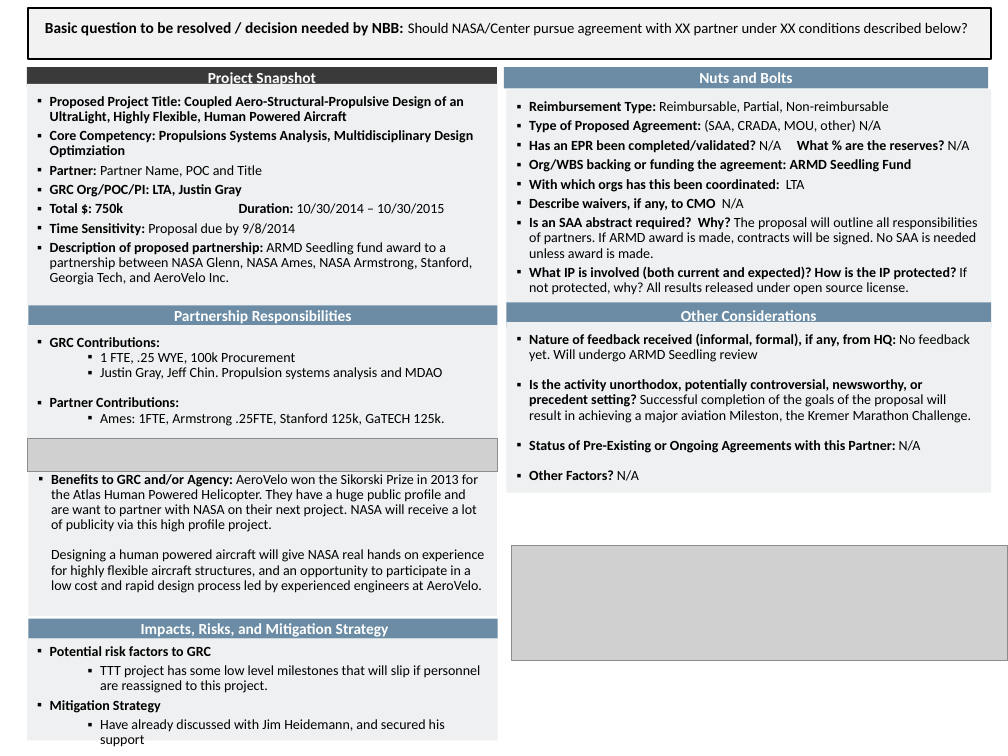
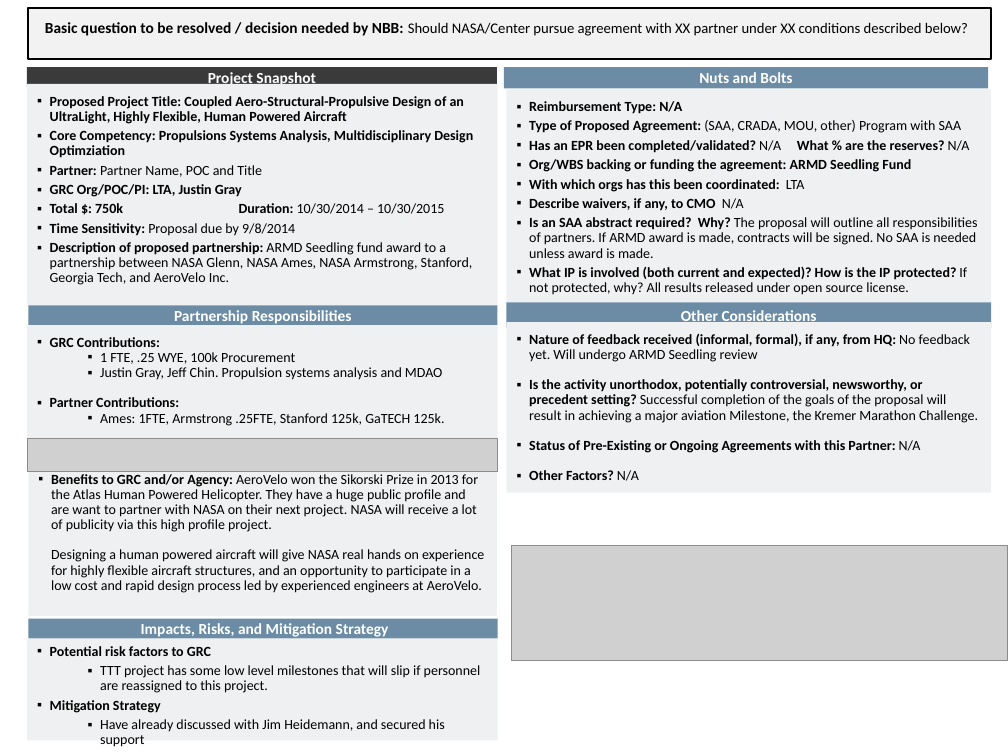
Before and after one commit to JustinSGray/Seedling2015, a slide deck: slide 10 of HPA_RRB_Presentation.pptx. Drawn at 1008x756 pixels with LibreOffice and Linux fonts; fonts in the diff are those of the drawing; grey boxes stand for pictures. Boxes give left, top, right and bottom in pixels: in the first picture for what was removed or moved away, otherwise in the second. Text is boxed around its words. In the diff, an @@ line names an element or a change of style, - is before the commit and + after.

```diff
--- a/HPA_RRB_Presentation.pptx
+++ b/HPA_RRB_Presentation.pptx
@@ text in rectangle at <box>529,101,961,133</box>: text changed; bold on @@
-  ▪ Reimbursement Type: Reimbursable, Partial, Non-reimbursable
-  ▪ Type of Proposed Agreement: (SAA, CRADA, MOU, other) N/A
+  ▪ Reimbursement Type: N/A
+  ▪ Type of Proposed Agreement: (SAA, CRADA, MOU, other) Program with SAA
@@ text in rectangle at <box>529,379,978,423</box>: text changed @@
-▪ Is the activity unorthodox, potentially controversial, newsworthy, or precedent setting? Successful completion of the goals of the proposal will result in achieving a major aviation Mileston, the Kremer Marathon Challenge.
+▪ Is the activity unorthodox, potentially controversial, newsworthy, or precedent setting? Successful completion of the goals of the proposal will result in achieving a major aviation Milestone, the Kremer Marathon Challenge.
```
Also in this commit, not shown: 7 other slides changed, 1 other file.
